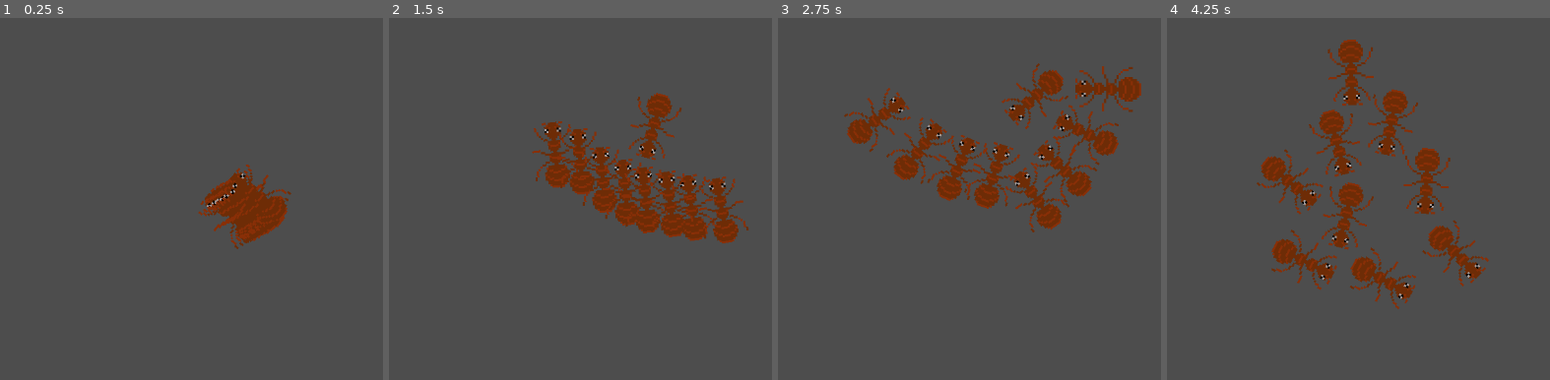
Above: before the commit, frames 1-4 (left to right).
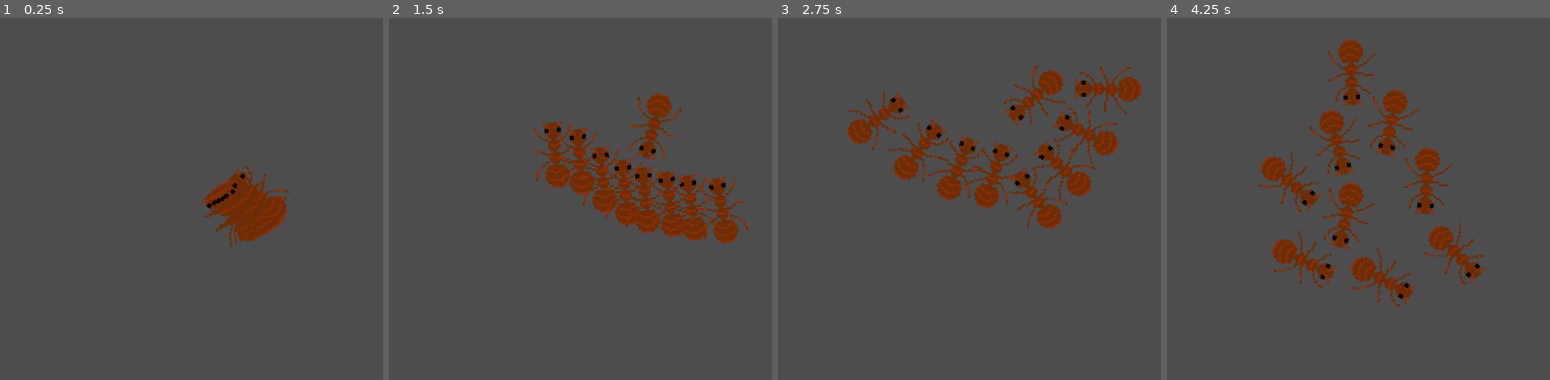
Above: after the commit, the same moments.

Repository: emilijaMarija/ants
Game: Godot game, scene res://game_scene.tscn
Two runs of this game, one before a commit and one after it. Both use one fixed random seed, a clock stepped at 60 frames per second and the inputs below.
Inputs (mouse positions are in pixels of both pictures, inside the frame that each line leads up to):
- Up to frame 1 (0.25 s): no input
- Up to frame 2 (1.5 s): move the mouse to (714, 195) at 0.52 s; move the mouse to (outside the picture) at 1.27 s
- Up to frame 3 (2.75 s): move the mouse to (1011, 119) at 2.02 s
- Up to frame 4 (4.25 s): move the mouse to (1281, 303) at 2.77 s; move the mouse to (outside the picture) at 3.52 s

The runs differ from the first frame. In frame 1, 0.6% of the frame differs, in the area x 51-77%, y 40-64%; in frame 2, 0.2%; in frame 3, 1.7%; in frame 4, 1.7%, in the area x 23-85%, y 8-81%.

Commit message:
Add ant animation

Diff:
--- a/ant/ant.gd
+++ b/ant/ant.gd
@@ -3,9 +3,11 @@
 const movement_speed: float = 15.0
 const rotation_speed: float = 10.0
 
+@onready var _animated_sprite = $AnimatedSprite2D
+
 # Called when the node enters the scene tree for the first time.
 func _ready() -> void:
-	#add_constant_central_force(Vector2(5.0, 0.0))
+	_animated_sprite.play("default")
 	pass # Replace with function body.
 
 
--- a/ant/ant.tscn
+++ b/ant/ant.tscn
@@ -1,11 +1,38 @@
-[gd_scene load_steps=4 format=3 uid="uid://b2526ml0jylg3"]
+[gd_scene load_steps=9 format=3 uid="uid://b2526ml0jylg3"]
 
 [ext_resource type="Script" path="res://ant/ant.gd" id="1_jut72"]
-[ext_resource type="Texture2D" uid="uid://d1m8bimdn4pbj" path="res://ant/ant.png" id="2_sorfr"]
+[ext_resource type="Texture2D" uid="uid://dtiy1jwwrgyey" path="res://assets/ant_walk/ant1.png" id="3_7ymbr"]
+[ext_resource type="Texture2D" uid="uid://b7muly55xwdt3" path="res://assets/ant_walk/ant2.png" id="4_ncm0r"]
+[ext_resource type="Texture2D" uid="uid://c18djrjr08mt2" path="res://assets/ant_walk/ant3.png" id="5_0uvca"]
+[ext_resource type="Texture2D" uid="uid://cdu78oggxg1kr" path="res://assets/ant_walk/ant4.png" id="6_gd2wg"]
+[ext_resource type="Texture2D" uid="uid://hc87tb8044vq" path="res://assets/ant_walk/ant5.png" id="7_1yeuq"]
 
 [sub_resource type="RectangleShape2D" id="RectangleShape2D_t6tgk"]
 custom_solver_bias = 0.01
 size = Vector2(22.45, 32.25)
+
+[sub_resource type="SpriteFrames" id="SpriteFrames_kk5iw"]
+animations = [{
+"frames": [{
+"duration": 1.0,
+"texture": ExtResource("3_7ymbr")
+}, {
+"duration": 1.0,
+"texture": ExtResource("4_ncm0r")
+}, {
+"duration": 1.0,
+"texture": ExtResource("5_0uvca")
+}, {
+"duration": 1.0,
+"texture": ExtResource("6_gd2wg")
+}, {
+"duration": 1.0,
+"texture": ExtResource("7_1yeuq")
+}],
+"loop": true,
+"name": &"default",
+"speed": 5.0
+}]
 
 [node name="RigidBody2D" type="RigidBody2D"]
 mass = 0.01
@@ -14,8 +41,10 @@
 angular_damp = 21.565
 script = ExtResource("1_jut72")
 
-[node name="Sprite2D" type="Sprite2D" parent="."]
-texture = ExtResource("2_sorfr")
-
 [node name="CollisionShape2D" type="CollisionShape2D" parent="."]
 shape = SubResource("RectangleShape2D_t6tgk")
+
+[node name="AnimatedSprite2D" type="AnimatedSprite2D" parent="."]
+sprite_frames = SubResource("SpriteFrames_kk5iw")
+frame_progress = 0.211903
+speed_scale = 2.0
--- /dev/null
+++ b/ant/sprite_2d.gd
@@ -0,0 +1,11 @@
+extends Sprite2D
+
+
+# Called when the node enters the scene tree for the first time.
+func _ready() -> void:
+	pass # Replace with function body.
+
+
+# Called every frame. 'delta' is the elapsed time since the previous frame.
+func _process(delta: float) -> void:
+	pass
Binary file removed: ant/ant.png
Not shown, removed: ant/ant.png.import
